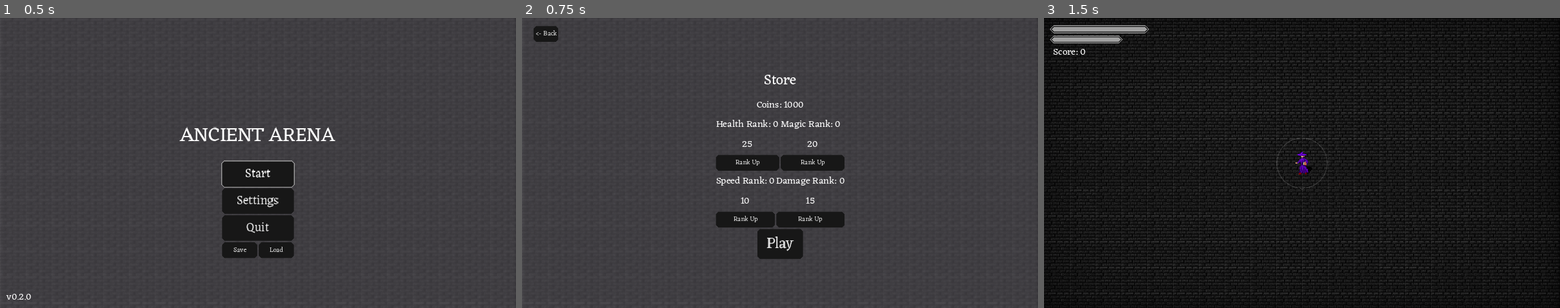
Above: before the commit, frames 1-3 (left to right).
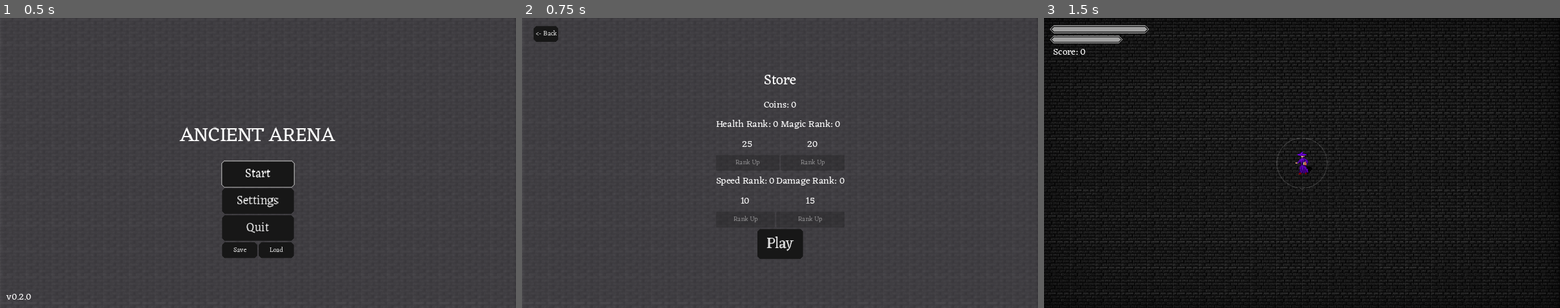
Above: after the commit, the same moments.

Repository: adrianwhatfield/ancient-arena
Game: Godot game, scene res://Scenes/Scenes/Menu/main_menu.tscn
Two runs of this game, one before a commit and one after it. Both use one fixed random seed, a clock stepped at 60 frames per second and the inputs below.
Inputs:
- Up to frame 1 (0.5 s): no input
- Up to frame 2 (0.75 s): click "Start" at 0.5 s
- Up to frame 3 (1.5 s): click "Play" at 1.25 s

Frame 1 is identical in both runs. In frame 2, 2.6% of the frame differs, in the area x 37-63%, y 28-73%; in frame 3, nothing differs.

Commit message:
Change coins to 0

Diff:
--- a/ancient_arena/Resources/player_stats.tres
+++ b/ancient_arena/Resources/player_stats.tres
@@ -42,4 +42,4 @@
 damage = SubResource("Resource_m2yxr")
 speed = SubResource("Resource_6eelu")
 score = 0
-coins = 1000.0
+coins = 0.0
Not shown: 9 places in ancient_arena/Resources/gui_theme.tres that only renumber resources
